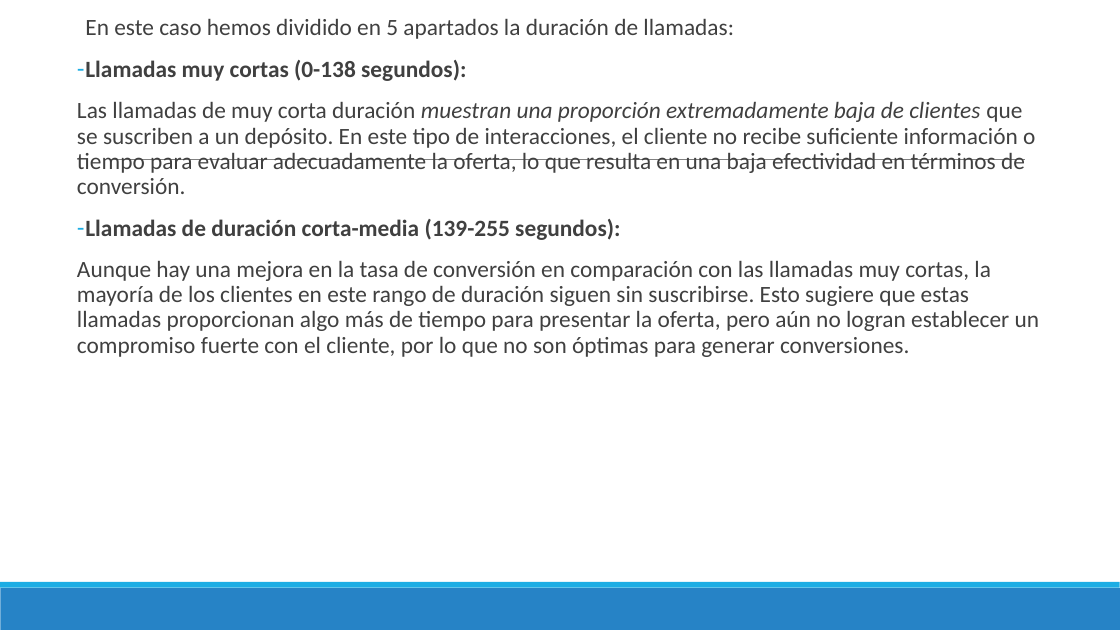
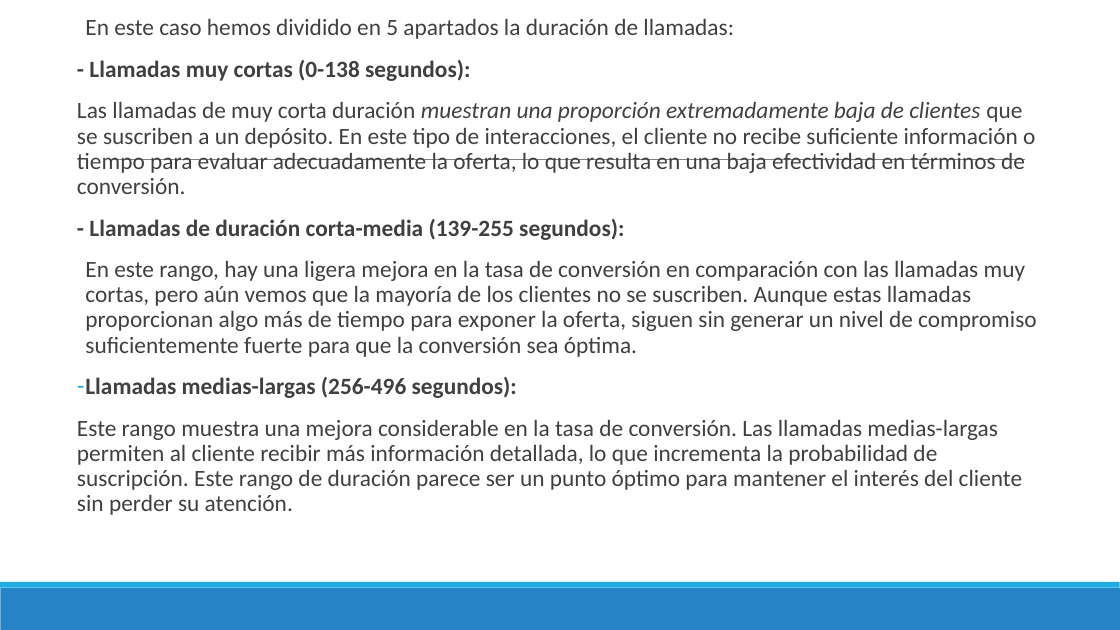
Before and after one commit to MarinaTorba/PersonalDataProrjects, a slide deck: slide 8 of Equip_B/results/Marketing/20241012_Borrador_desafiament_1_Marketing.pptx. Drawn at 1120x630 pixels with LibreOffice and Linux fonts; fonts in the diff are those of the drawing. Boxes give left, top, right and bottom in pixels: in the first picture for what was removed or moved away, otherwise in the second. Text is boxed around its words. In the diff, an @@ line names an element or a change of style, - is before the commit and + after.

```diff
--- a/Equip_B/results/Marketing/20241012_Borrador_desafiament_1_Marketing.pptx
+++ b/Equip_B/results/Marketing/20241012_Borrador_desafiament_1_Marketing.pptx
@@ text at bbox=[89, 60, 470, 81]: text changed @@
-– Llamadas muy cortas (0-138 segundos):
+- Llamadas muy cortas (0-138 segundos):
@@ text at bbox=[77, 219, 1037, 515]: text changed @@
-– Llamadas de duración corta-media (139-255 segundos):
-Aunque hay una mejora en la tasa de conversión en comparación con las llamadas muy cortas, la mayoría de los clientes en este rango de duración siguen sin suscribirse. Esto sugiere que estas llamadas proporcionan algo más de tiempo para presentar la oferta, pero aún no logran establecer un compromiso fuerte con el cliente, por lo que no son óptimas para generar conversiones.
+- Llamadas de duración corta-media (139-255 segundos):
+  En este rango, hay una ligera mejora en la tasa de conversión en comparación con las llamadas muy cortas, pero aún vemos que la mayoría de los clientes no se suscriben. Aunque estas llamadas proporcionan algo más de tiempo para exponer la oferta, siguen sin generar un nivel de compromiso suficientemente fuerte para que la conversión sea óptima.
+– Llamadas medias-largas (256-496 segundos):
+Este rango muestra una mejora considerable en la tasa de conversión. Las llamadas medias-largas permiten al cliente recibir más información detallada, lo que incrementa la probabilidad de suscripción. Este rango de duración parece ser un punto óptimo para mantener el interés del cliente sin perder su atención.
```
Also in this commit, not shown: 9 other slides changed, 8 slides removed, 1 other file.
